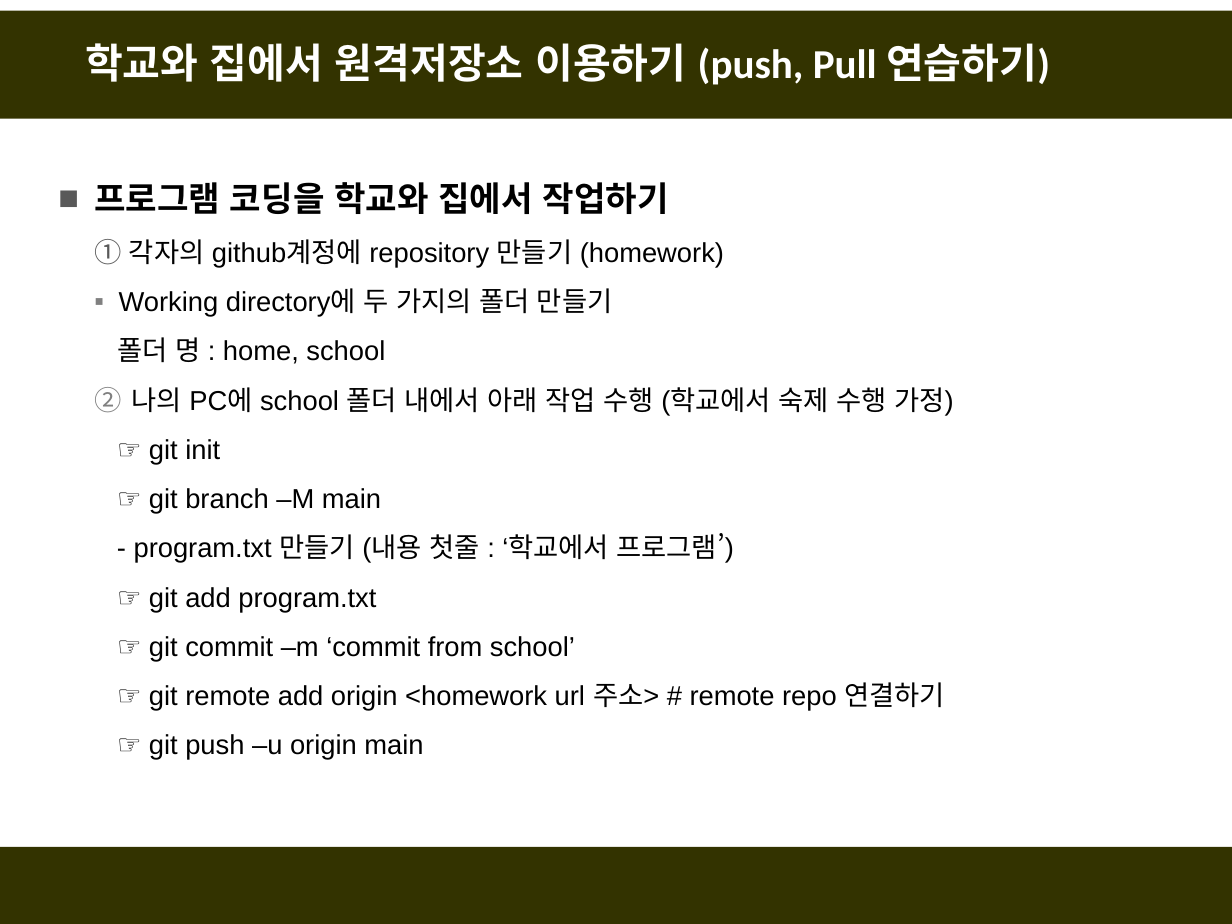
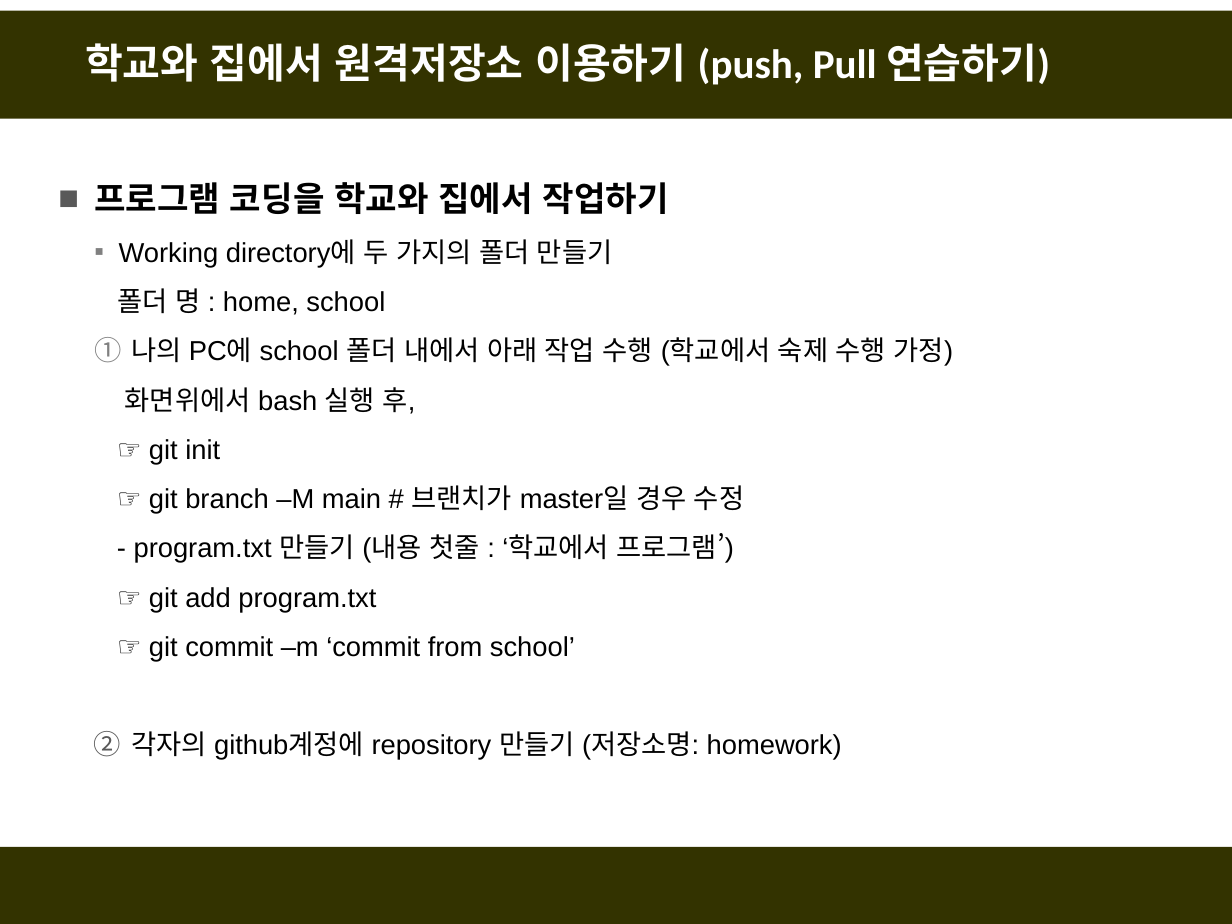
Before and after one commit to fasthill/github-lecture, a slide deck: slide 35 of git및github첫걸음2-원격저장소만들기.pptx (slide 36 before the commit). Drawn at 1232x924 pixels with LibreOffice and Linux fonts; fonts in the diff are those of the drawing. Boxes give left, top, right and bottom in pixels: in the first picture for what was removed or moved away, otherwise in the second. Text is boxed around its words. In the diff, an @@ line names an element or a change of style, - is before the commit and + after.

```diff
--- a/git및github첫걸음2-원격저장소만들기.pptx
+++ b/git및github첫걸음2-원격저장소만들기.pptx
@@ text at (129, 239, 724, 268): paragraph removed @@
-1. 각자의 github계정에 repository 만들기 (homework)
@@ text at (125, 387, 416, 414): paragraph added @@
+  화면위에서 bash 실행 후,
@@ text at (149, 485, 744, 514): text changed @@
-  ☞ git branch –M main
+  ☞ git branch –M main # 브랜치가 master일 경우 수정
@@ text at (131, 731, 842, 760): text changed @@
-  ☞ git remote add origin <homework url 주소> # remote repo 연결하기
-  ☞ git push –u origin main
+2. 각자의 github계정에 repository 만들기 (저장소명: homework)
```
Also in this commit, not shown: 2 other slides changed, 3 slides added, 1 slide removed.
